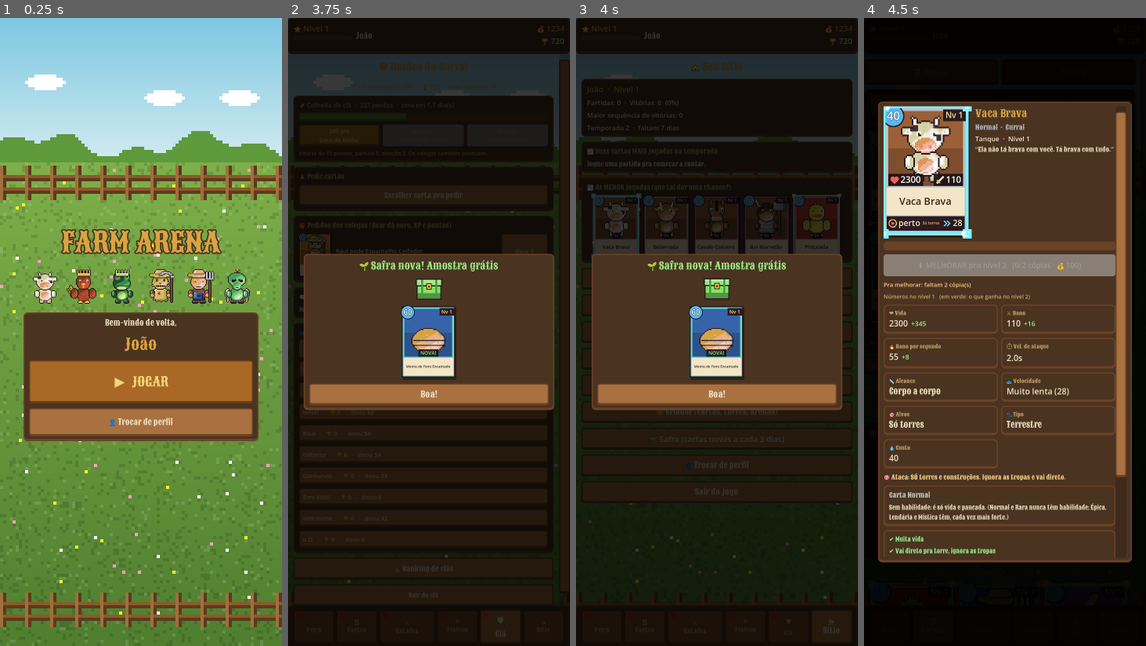
Above: before the commit, frames 1-4 (left to right).
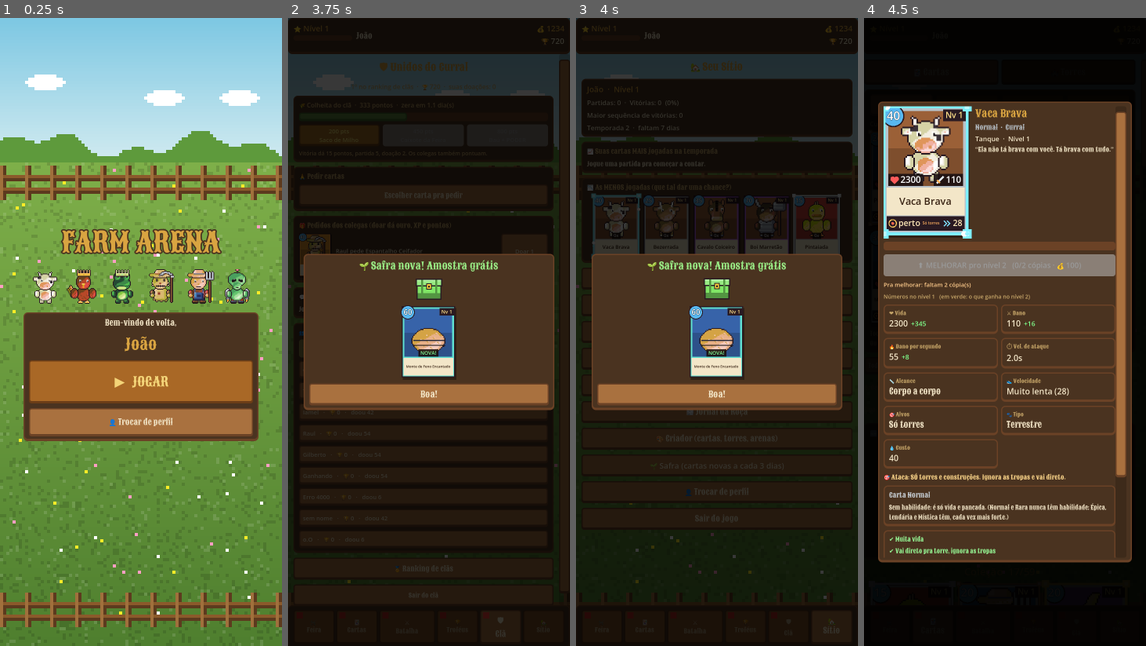
Above: after the commit, the same moments.

Repository: Generadevde/farmarena
Game: Godot game, scene res://ci/shot.tscn
Two runs of this game, one before a commit and one after it. Both use one fixed random seed, a clock stepped at 60 frames per second and the inputs below. This scene is started directly instead of the project's main scene. The engine's default icon, where the game draws it, is replaced by a stand-in: a white triangle on a blue panel in a dark square.
Inputs:
- Up to frame 1 (0.25 s): no input
- Up to frame 2 (3.75 s): click "📊 Ranking" at 0.5 s; click "🎁 Presente do dia -- PEGAR!" at 1.25 s; click "🃏 Cartas" at 2 s; click "📊 Ranking" at 2.75 s; click "Oi · 🏆 0 · doou 54" at 3.5 s
- Up to frame 3 (4 s): no input
- Up to frame 4 (4.5 s): click "📊 Ranking de jogadores" at 4.25 s

Frames 1-2 are identical in both runs. In frame 3, 0.3% of the frame differs, in the area x 4-74%, y 62-81%; in frame 4, nothing differs.

Commit message:
Assembleia das cartas: buff e nerf por votação a cada 3 dias
- Os bots abrem uma pauta pelos números da temporada e o jogador pode abrir uma.
- Bots votam pela taxa de vitória da carta, pelo uso e por usarem ou não a carta;
  o voto do jogador vale por 5.
- Pauta aprovada muda a carta 2% a 4% conforme o papel (limite de 12% por carta).

Co-Authored-By: Claude Fable 5.2 <noreply@anthropic.com>
Claude-Session: https://claude.ai/code/session_01F2c9wwKpd4XWAaAeM55Dzi

Diff:
--- /dev/null
+++ b/Scripts/assembleia.gd
@@ -0,0 +1,302 @@
+extends RefCounted
+class_name Assembleia
+## ASSEMBLEIA DAS CARTAS -- pedido de mexer numa carta (BUFF ou NERF).
+##   · A cada 3 dias abre uma pauta dos bots (escolhida pelos NÚMEROS: a carta
+##     que mais vence vai pra nerf, a que mais perde vai pra buff) e você pode
+##     abrir UMA pauta sua.
+##   · Todo mundo vota. O bot não vota no acaso: pesa a taxa de vitória da
+##     carta, o quanto ela é usada, se ELE usa a carta e como ele anda de
+##     vitórias. O seu voto vale por 5.
+##   · No fim dos 3 dias, pauta com mais "sim" do que "não" passa e a carta
+##     muda um pouquinho (2% a 4%, conforme o tipo da carta). No máximo 12%
+##     acumulado por carta.
+## Tudo fica em Progresso.d["assembleia"] (por perfil).
+
+const PLAYER_WEIGHT = 5
+const MAX_TOTAL = 0.12
+const HISTORY_MAX = 12
+## quanto muda por votação: [vida, dano], por papel da carta
+const STEP_BY_ROLE = {
+	CardData.CardRole.TANQUE: [0.04, 0.02], CardData.CardRole.ENXAME: [0.03, 0.03], CardData.CardRole.PUNICAO: [0.02, 0.04],
+	CardData.CardRole.CONTROLE: [0.03, 0.02], CardData.CardRole.SUPORTE: [0.03, 0.02],
+}
+const STEP_DEFAULT = [0.03, 0.03]
+const STEP_SPELL = 0.04
+
+static var _orig: Dictionary = {}    # caminho da carta -> números originais
+static var _deck_cache: Array = []   # [nome do bot, [caminhos]]
+static var _deck_cache_time := -100.0
+
+
+static func _d() -> Dictionary:
+	if !Progresso.d.has("assembleia") or !(Progresso.d["assembleia"] is Dictionary):
+		Progresso.d["assembleia"] = {}
+	var a: Dictionary = Progresso.d["assembleia"]
+	for k in [["periodo", -1], ["pautas", []], ["ajustes", {}], ["historico", []], ["propos", -1]]:
+		if !a.has(k[0]):
+			a[k[0]] = k[1]
+	return a
+
+
+static func step_for(card: CardData) -> Array:
+	if card.is_spell():
+		return [STEP_SPELL, STEP_SPELL]
+	if card.role == CardData.CardRole.FINALIZADOR or card.role == CardData.CardRole.CERCO:
+		return [0.02, 0.04]
+	if card.role == CardData.CardRole.CONSTRUCAO or card.role == CardData.CardRole.INVOCADOR:
+		return [0.04, 0.02]
+	return STEP_BY_ROLE.get(card.role, STEP_DEFAULT)
+
+
+## texto do que a pauta faria: "+4% vida, +2% dano"
+static func effect_text(card: CardData, kind: String) -> String:
+	var st = step_for(card)
+	var sign_text = "+" if kind == "buff" else "-"
+	if card.is_spell():
+		return "%s%d%% na força do feitiço" % [sign_text, int(round(st[0] * 100))]
+	return "%s%d%% vida, %s%d%% dano" % [sign_text, int(round(st[0] * 100)), sign_text, int(round(st[1] * 100))]
+
+
+## texto do ajuste acumulado de uma carta ("" se nunca mexeram)
+static func adjust_text(card: CardData) -> String:
+	var adj: Dictionary = _d()["ajustes"].get(card.resource_path, {})
+	if adj.is_empty():
+		return ""
+	var hp = int(round((float(adj.get("hp", 1.0)) - 1.0) * 100))
+	var dmg = int(round((float(adj.get("dmg", 1.0)) - 1.0) * 100))
+	if hp == 0 and dmg == 0:
+		return ""
+	if card.is_spell():
+		return "força %+d%%" % hp
+	return "vida %+d%%, dano %+d%%" % [hp, dmg]
+
+
+# ---------------------------------------------------------------- dados pra decidir voto
+static func _decks() -> Array:
+	var now = Time.get_ticks_msec() / 1000.0
+	if now - _deck_cache_time < 20.0 and !_deck_cache.is_empty():
+		return _deck_cache
+	_deck_cache = []
+	for n in BotSimulator.roster_names:
+		var raw: Dictionary = BotLearning._load_raw(str(n))
+		_deck_cache.append([str(n), raw.get("deck_paths", [])])
+	_deck_cache_time = now
+	return _deck_cache
+
+
+static func card_win_rate(path: String) -> float:
+	var e: Dictionary = SeasonStats.stats.get(path, {})
+	var total = int(e.get("wins", 0)) + int(e.get("losses", 0))
+	return float(e.get("wins", 0)) / total if total >= 3 else 0.5
+
+
+static func usage_share(path: String) -> float:
+	var decks = _decks()
+	if decks.is_empty():
+		return 0.0
+	var n = 0
+	for dk in decks:
+		if dk[1].has(path):
+			n += 1
+	return float(n) / decks.size()
+
+
+## quanto ESTE bot quer um nerf nessa carta (positivo = quer nerf, negativo = quer buff)
+static func _nerf_wish(bot: String, deck: Array, path: String, share: float, avg_share: float) -> float:
+	var s = (card_win_rate(path) - 0.5) * 4.0        # carta que vence demais incomoda
+	s += (share - avg_share) * 3.0                    # carta que todo mundo usa também
+	if deck.has(path):
+		s -= 0.8                                      # é a carta DELE: defende
+	else:
+		s += (0.5 - Leaderboard.get_win_rate(bot)) * 1.0 if Leaderboard.get_record(bot)["wins"] + Leaderboard.get_record(bot)["losses"] > 0 else 0.0
+	s += (float(abs(hash(bot + path)) % 21) - 10.0) / 100.0  # desempate fixo (não é sorteio: sempre o mesmo)
+	return s
+
+
+## [sim, não] de uma pauta, contando bots + o seu voto
+static func votes(pauta: Dictionary) -> Array:
+	var path = str(pauta["path"])
+	var want_nerf = str(pauta["tipo"]) == "nerf"
+	var decks = _decks()
+	var share = usage_share(path)
+	var avg_share = float(Progresso.DECK_SIZE) / maxf(1.0, float(CardDatabase.all_cards.size()))
+	var yes = 0
+	var no = 0
+	for dk in decks:
+		var wish = _nerf_wish(dk[0], dk[1], path, share, avg_share)
+		if (wish > 0.0) == want_nerf:
+			yes += 1
+		else:
+			no += 1
+	var mine = int(pauta.get("voto", 0))
+	if mine > 0:
+		yes += PLAYER_WEIGHT
+	elif mine < 0:
+		no += PLAYER_WEIGHT
+	return [yes, no]
+
+
+# ---------------------------------------------------------------- pautas
+static func pautas() -> Array:
+	return _d()["pautas"]
+
+
+static func history() -> Array:
+	return _d()["historico"]
+
+
+static func can_propose() -> bool:
+	return int(_d()["propos"]) != SafraTempo.current_period()
+
+
+static func seconds_left() -> float:
+	var period_len = SafraTempo.PERIOD_DAYS * 86400.0
+	return period_len - fmod(Time.get_unix_time_from_system(), period_len)
+
+
+static func propose(card: CardData, kind: String) -> String:
+	if card == null:
+		return "Escolha uma carta."
+	if !can_propose():
+		return "Você já abriu uma pauta nestes 3 dias."
+	for p in pautas():
+		if str(p["path"]) == card.resource_path:
+			return "Essa carta já está em votação."
+	if _at_limit(card, kind):
+		return "Essa carta já chegou no limite de %d%%." % int(MAX_TOTAL * 100)
+	pautas().append({"path": card.resource_path, "tipo": kind, "autor": PlayerProfile.player_name, "voto": 1})
+	_d()["propos"] = SafraTempo.current_period()
+	Progresso.save()
+	Progresso.changed.emit()
+	return ""
+
+
+static func vote(index: int, value: int):
+	var list = pautas()
+	if index < 0 or index >= list.size():
+		return
+	list[index]["voto"] = clampi(value, -1, 1)
+	Progresso.save()
+	Progresso.changed.emit()
+
+
+static func _at_limit(card: CardData, kind: String) -> bool:
+	var adj: Dictionary = _d()["ajustes"].get(card.resource_path, {})
+	var hp = float(adj.get("hp", 1.0))
+	return (kind == "buff" and hp >= 1.0 + MAX_TOTAL - 0.001) or (kind == "nerf" and hp <= 1.0 - MAX_TOTAL + 0.001)
+
+
+## pauta dos bots: sai dos números da temporada
+static func _bot_pauta(period: int) -> Dictionary:
+	var want_nerf = period % 2 == 0
+	var best: CardData = null
+	var best_value = -999.0
+	var share_avg = float(Progresso.DECK_SIZE) / maxf(1.0, float(CardDatabase.all_cards.size()))
+	for c in CardDatabase.all_cards:
+		if c == null or CustomContent.is_spawn_only(c):
+			continue
+		var kind = "nerf" if want_nerf else "buff"
+		if _at_limit(c, kind):
+			continue
+		var value = (card_win_rate(c.resource_path) - 0.5) * 4.0 + (usage_share(c.resource_path) - share_avg) * 3.0
+		if !want_nerf:
+			value = -value
+		value += float(abs(hash("%d%s" % [period, c.resource_path])) % 100) / 1000.0
+		if value > best_value:
+			best_value = value
+			best = c
+	if best == null:
+		return {}
+	# autor: num nerf, alguém que NÃO usa a carta; num buff, alguém que usa
+	var author = ""
+	for dk in _decks():
+		if dk[1].has(best.resource_path) != want_nerf:
+			author = dk[0]
+			if abs(hash(dk[0] + str(period))) % 3 == 0:
+				break
+	if author == "" and !BotSimulator.roster_names.is_empty():
+		author = str(BotSimulator.roster_names[period % BotSimulator.roster_names.size()])
+	return {"path": best.resource_path, "tipo": "nerf" if want_nerf else "buff", "autor": author, "voto": 0}
+
+
+static func _close(pauta: Dictionary, period: int):
+	var card = Catalogo.find_card(str(pauta["path"]))
+	if card == null:
+		return
+	var v = votes(pauta)
+	var passed = v[0] > v[1]
+	if passed:
+		var st = step_for(card)
+		var dir = 1.0 if str(pauta["tipo"]) == "buff" else -1.0
+		var adj: Dictionary = _d()["ajustes"].get(card.resource_path, {"hp": 1.0, "dmg": 1.0})
+		adj["hp"] = clampf(float(adj.get("hp", 1.0)) + dir * st[0], 1.0 - MAX_TOTAL, 1.0 + MAX_TOTAL)
+		adj["dmg"] = clampf(float(adj.get("dmg", 1.0)) + dir * st[1], 1.0 - MAX_TOTAL, 1.0 + MAX_TOTAL)
+		_d()["ajustes"][card.resource_path] = adj
+	var hist: Array = _d()["historico"]
+	hist.push_front({"periodo": period, "carta": card.card_name, "tipo": str(pauta["tipo"]), "autor": str(pauta["autor"]), "sim": v[0], "nao": v[1], "passou": passed, "efeito": effect_text(card, str(pauta["tipo"]))})
+	while hist.size() > HISTORY_MAX:
+		hist.pop_back()
+	Progresso._push({"tipo": "assembleia", "carta": card.resource_path, "texto": "%s em %s: %s (%d a %d)" % ["BUFF" if str(pauta["tipo"]) == "buff" else "NERF", card.card_name, "APROVADO" if passed else "recusado", v[0], v[1]]})
+
+
+## chama ao abrir o menu e ao carregar o perfil: fecha as pautas vencidas,
+## abre a dos bots do período e aplica os ajustes nas cartas
+static func sync():
+	var a = _d()
+	var now = SafraTempo.current_period()
+	if int(a["periodo"]) != now:
+		if int(a["periodo"]) >= 0:
+			for p in a["pautas"]:
+				_close(p, int(a["periodo"]))
+		a["periodo"] = now
+		a["pautas"] = []
+		var bp = _bot_pauta(now)
+		if !bp.is_empty():
+			a["pautas"].append(bp)
+		Progresso.save()
+	apply_all()
+
+
+# ---------------------------------------------------------------- aplicar nos números das cartas
+static func _stats_of(card: CardData) -> UnitData:
+	var st = Catalogo.unit_stats(card)
+	return st if st != null else DeckBuilder.get_unit_stats(card)
+
+
+static func apply_all():
+	var adjusts: Dictionary = _d()["ajustes"]
+	# primeiro devolve tudo que já foi mexido ao original (troca de perfil)
+	for path in _orig:
+		var c0 = Catalogo.find_card(str(path))
+		if c0 != null:
+			_set_numbers(c0, _orig[path], 1.0, 1.0)
+	for path in adjusts:
+		var c = Catalogo.find_card(str(path))
+		if c == null:
+			continue
+		if !_orig.has(path):
+			_orig[path] = _read_numbers(c)
+		_set_numbers(c, _orig[path], float(adjusts[path].get("hp", 1.0)), float(adjusts[path].get("dmg", 1.0)))
+
+
+static func _read_numbers(c: CardData) -> Dictionary:
+	if c.is_spell():
+		var sp = c.spell_data
+		return {"damage": sp.damage, "heal": sp.heal_amount, "shield": sp.shield_amount}
+	var st = _stats_of(c)
+	return {"hp": st.hp, "damage": st.damage} if st != null else {}
+
+
+static func _set_numbers(c: CardData, base: Dictionary, hp_mult: float, dmg_mult: float):
+	if base.is_empty():
+		return
+	if c.is_spell():
+		var sp = c.spell_data
+		sp.damage = int(round(float(base["damage"]) * hp_mult))
+		sp.heal_amount = int(round(float(base["heal"]) * hp_mult))
+		sp.shield_amount = int(round(float(base["shield"]) * hp_mult))
+		return
+	var st = _stats_of(c)
+	if st != null:
+		st.hp = int(round(float(base["hp"]) * hp_mult))
+		st.damage = int(round(float(base["damage"]) * dmg_mult))
--- a/Scripts/hub.gd
+++ b/Scripts/hub.gd
@@ -44,6 +44,7 @@
 	_build_shell()
 	_rebuild_all()
 	Safra.sync_profile()
+	Assembleia.sync()
 	Progresso.changed.connect(_queue_refresh)
 	PlayerProfile.profile_changed.connect(_refresh_top)
 	Progresso.rewards_pending.connect(_defer_pending)
@@ -1319,6 +1320,9 @@
 	var lv = level_view if level_view > 0 else Progresso.level(card)
 	if Safra.is_novelty(card):
 		side.add_child(_label("🆕 NOVIDADE desta safra", 16, Color(0.5, 1, 0.6)))
+	var adj_text = Assembleia.adjust_text(card)
+	if adj_text != "":
+		side.add_child(_wrap("⚖ Ajustada pela Assembleia: " + adj_text, 15, Color(0.8, 0.95, 1.0)))
 	side.add_child(_label("%s  ·  %s" % [Catalogo.RARITY_NAMES[rarity], card.get_nation_name() if card.get_nation_name() != "" else "Coringa"], 17, Catalogo.RARITY_COLORS[rarity]))
 	side.add_child(_label("%s  ·  %s" % [CardData.role_name(card.role), ("Nível %d de %s" % [lv, whose] if level_view > 0 else "Nível %d" % lv) if (owned or level_view > 0) else "não liberada"], 17))
 	if card.description != "":
@@ -1735,6 +1739,7 @@
 	box.add_child(_button("📈 Estatísticas das cartas", _show_card_stats))
 	box.add_child(_button("🎬 Replays salvos", _show_replays))
 	box.add_child(_button("📜 Registro das temporadas (você e os bots)", _show_registro))
+	box.add_child(_button("⚖ Assembleia das cartas (votar buff e nerf)", _show_assembleia))
 	box.add_child(_button("📰 Jornal da Roça", _goto.bind(JOURNAL_SCENE)))
 	box.add_child(_button("🎨 Criador (cartas, torres, arenas)", _goto.bind(CREATOR_SCENE)))
 	var safra_b = _button("🌱 Safra (cartas novas a cada 3 dias)" + ("  --  PRÊMIO!" if Safra.mission_ready() else ""), _show_safra)
@@ -2239,6 +2244,148 @@
 	_queue_refresh()
 
 
+# ================================================================ ASSEMBLEIA DAS CARTAS (buff e nerf por votação)
+func _show_assembly_result(r: Dictionary):
+	var v = _popup(620)
+	v.add_child(_title("⚖ Resultado da Assembleia"))
+	var c = Catalogo.find_card(str(r.get("carta", "")))
+	if c != null:
+		var cv = CardView.make(c, 200, true)
+		cv.size_flags_horizontal = Control.SIZE_SHRINK_CENTER
+		cv.tapped.connect(_show_card_popup)
+		v.add_child(cv)
+	var l = _wrap(str(r.get("texto", "")), 20, Color(1, 0.95, 0.7))
+	l.horizontal_alignment = HORIZONTAL_ALIGNMENT_CENTER
+	v.add_child(l)
+	v.add_child(_button("Entendi", _close_loot.bind(v), 20))
+
+
+func _show_assembleia():
+	Assembleia.sync()
+	var v = _popup(660, true)
+	v.add_child(_title("⚖ Assembleia das cartas"))
+	v.add_child(_wrap("A cada 3 dias os bots abrem uma pauta (pelos números da temporada) e você pode abrir UMA sua. Todo mundo vota: os bots pesam o quanto a carta vence, o quanto é usada e se ELES usam. Seu voto vale por %d. Pauta aprovada muda a carta só um pouco (2%% a 4%%, conforme o tipo)." % Assembleia.PLAYER_WEIGHT, 15, ThemeBuilder.COLOR_STAT_LABEL))
+	var left = _label("", 16, Color(1, 0.9, 0.6))
+	_live(left, func(): return "⏳ A votação fecha em " + _clock(Assembleia.seconds_left()))
+	v.add_child(left)
+	var list = Assembleia.pautas()
+	if list.is_empty():
+		v.add_child(_label("Nenhuma pauta aberta agora.", 16))
+	for i in list.size():
+		var pa: Dictionary = list[i]
+		var c = Catalogo.find_card(str(pa["path"]))
+		if c == null:
+			continue
+		var is_buff = str(pa["tipo"]) == "buff"
+		var p = _panel(v)
+		var row = HBoxContainer.new()
+		row.add_theme_constant_override("separation", 12)
+		p.add_child(row)
+		var cv = CardView.make(c, 150, true)
+		cv.show_level = false
+		cv.mastery_override = 0
+		cv.tapped.connect(_show_card_popup)
+		row.add_child(cv)
+		var side = VBoxContainer.new()
+		side.size_flags_horizontal = Control.SIZE_EXPAND_FILL
+		row.add_child(side)
+		side.add_child(_wrap("%s em %s" % ["⬆ BUFF" if is_buff else "⬇ NERF", c.card_name], 21, Color(0.5, 1, 0.6) if is_buff else Color(1, 0.6, 0.5)))
+		side.add_child(_wrap("Se passar: %s" % Assembleia.effect_text(c, str(pa["tipo"])), 15))
+		side.add_child(_wrap("Pedido de %s" % str(pa["autor"]), 14, ThemeBuilder.COLOR_STAT_LABEL))
+		side.add_child(_wrap("Vence %d%% das partidas  ·  está em %d%% dos baralhos" % [int(round(Assembleia.card_win_rate(c.resource_path) * 100)), int(round(Assembleia.usage_share(c.resource_path) * 100))], 14, ThemeBuilder.COLOR_STAT_LABEL))
+		var vt = Assembleia.votes(pa)
+		var bar = ProgressBar.new()
+		bar.max_value = maxi(1, vt[0] + vt[1])
+		bar.value = vt[0]
+		bar.show_percentage = false
+		bar.custom_minimum_size.y = 22
+		p.add_child(bar)
+		p.add_child(_label("👍 %d a favor   ·   👎 %d contra   ·   %s" % [vt[0], vt[1], "passando" if vt[0] > vt[1] else "sendo recusada"], 16, Color(0.6, 1, 0.6) if vt[0] > vt[1] else Color(1, 0.7, 0.6)))
+		var mine = int(pa.get("voto", 0))
+		var vr = HBoxContainer.new()
+		vr.add_theme_constant_override("separation", 8)
+		p.add_child(vr)
+		var yb = _button("👍 A favor" + ("  ✔" if mine > 0 else ""), _vote_assembly.bind(v, i, 1), 18)
+		yb.size_flags_horizontal = Control.SIZE_EXPAND_FILL
+		yb.modulate = Color(0.7, 1, 0.7) if mine > 0 else Color(1, 1, 1)
+		vr.add_child(yb)
+		var nb = _button("👎 Contra" + ("  ✔" if mine < 0 else ""), _vote_assembly.bind(v, i, -1), 18)
+		nb.size_flags_horizontal = Control.SIZE_EXPAND_FILL
+		nb.modulate = Color(1, 0.7, 0.65) if mine < 0 else Color(1, 1, 1)
+		vr.add_child(nb)
+	var pb = _button("📣 Abrir minha pauta (1 a cada 3 dias)" if Assembleia.can_propose() else "Você já abriu sua pauta nestes 3 dias", _pick_assembly_card.bind(v), 19)
+	pb.disabled = !Assembleia.can_propose()
+	if !pb.disabled:
+		pb.modulate = Color(1.0, 0.92, 0.6)
+	v.add_child(pb)
+	# cartas já mexidas
+	var adjusted: Array = []
+	for c in CardDatabase.all_cards:
+		if c != null and Assembleia.adjust_text(c) != "":
+			adjusted.append("%s: %s" % [c.card_name, Assembleia.adjust_text(c)])
+	if !adjusted.is_empty():
+		var ap = _panel(v)
+		ap.add_child(_label("Cartas já ajustadas", 17, ThemeBuilder.COLOR_GOLD))
+		for t in adjusted:
+			ap.add_child(_wrap("• " + t, 15))
+	var hist = Assembleia.history()
+	if !hist.is_empty():
+		var hp = _panel(v)
+		hp.add_child(_label("Últimas votações", 17, ThemeBuilder.COLOR_GOLD))
+		for h in hist:
+			hp.add_child(_wrap("%s %s em %s (%s): %d a %d  ·  pedido de %s" % ["✔" if h["passou"] else "✖", "BUFF" if str(h["tipo"]) == "buff" else "NERF", str(h["carta"]), "passou" if h["passou"] else "recusada", int(h["sim"]), int(h["nao"]), str(h["autor"])], 14, Color(0.7, 1, 0.7) if h["passou"] else Color(0.85, 0.8, 0.75)))
+	v.add_child(_button("Fechar", _close.bind(v)))
+
+
+func _vote_assembly(popup_box: Node, index: int, value: int):
+	Assembleia.vote(index, value)
+	_close(popup_box)
+	_show_assembleia.call_deferred()
+
+
+func _pick_assembly_card(popup_box: Node):
+	_close(popup_box)
+	var v = _popup(660, true)
+	v.add_child(_title("Qual carta entra em pauta?"))
+	v.add_child(_label("Toque numa carta.", 15, ThemeBuilder.COLOR_STAT_LABEL))
+	var cards: Array = []
+	for c in CardDatabase.all_cards:
+		if c != null and !CustomContent.is_spawn_only(c):
+			cards.append(c)
+	cards.sort_custom(func(a, b): return a.cost < b.cost if a.cost != b.cost else a.card_name < b.card_name)
+	var g = _grid(v, 4)
+	for c in cards:
+		var cv = CardView.make(c, 146)
+		cv.show_level = false
+		cv.mastery_override = 0
+		cv.locked = false
+		cv.tapped.connect(_pick_assembly_kind.bind(v))
+		g.add_child(cv)
+	v.add_child(_button("Cancelar", _close.bind(v)))
+
+
+func _pick_assembly_kind(card: CardData, popup_box: Node):
+	_close(popup_box)
+	var v = _popup(600)
+	v.add_child(_title(card.card_name))
+	v.add_child(_wrap("O que você quer pedir pra essa carta?", 17))
+	var bb = _button("⬆ BUFF  (%s)" % Assembleia.effect_text(card, "buff"), _confirm_assembly.bind(card, "buff", v), 20)
+	bb.modulate = Color(0.7, 1, 0.7)
+	v.add_child(bb)
+	var nb = _button("⬇ NERF  (%s)" % Assembleia.effect_text(card, "nerf"), _confirm_assembly.bind(card, "nerf", v), 20)
+	nb.modulate = Color(1, 0.7, 0.65)
+	v.add_child(nb)
+	v.add_child(_button("Cancelar", _close.bind(v)))
+
+
+func _confirm_assembly(card: CardData, kind: String, popup_box: Node):
+	var problem = Assembleia.propose(card, kind)
+	_close(popup_box)
+	if problem != "":
+		_toast(problem)
+	_show_assembleia.call_deferred()
+
+
 func _load_replays() -> Array:
 	if !FileAccess.file_exists("user://replays.json"):
 		return []
@@ -2473,6 +2620,9 @@
 					return
 				"poder":
 					_show_loot("⚡ PODER RARO!", [{"tipo": "poder", "id": str(r["id"])}], Color.html(Progresso.POWERS[str(r["id"])]["cor"]))
+					return
+				"assembleia":
+					_show_assembly_result(r)
 					return
 				"maestria":
 					var c = Catalogo.find_card(str(r["path"]))
--- a/Scripts/progresso.gd
+++ b/Scripts/progresso.gd
@@ -72,7 +72,7 @@
 		"owned": {}, "copies": {}, "uses": {}, "xp": 0,
 		"chests": [], "shop": {}, "road": [], "decks": [], "active_deck": 0,
 		"streak": 0, "best_streak": 0, "mascate": {}, "pending": [],
-		"season": 0, "season_uses": {}, "new": {}, "safra": {}, "torneio": {}, "cla": {}, "poderes": {}, "ativos": {},
+		"season": 0, "season_uses": {}, "new": {}, "safra": {}, "torneio": {}, "cla": {}, "poderes": {}, "ativos": {}, "assembleia": {},
 	}
 
 
@@ -85,6 +85,8 @@
 			for k in parsed:
 				d[k] = parsed[k]
 	_ensure_defaults()
+	if _loaded_id >= 0:
+		Assembleia.sync()
 	changed.emit()
 
 
--- a/ci/shot.gd
+++ b/ci/shot.gd
@@ -94,6 +94,22 @@
 	await _shot("temporada")
 	for n in get_tree().get_nodes_in_group("hub_popup"):
 		n.queue_free()
+	print("SHOT assembleia: pautas=", Assembleia.pautas(), " | propor nerf vaca -> '", Assembleia.propose(Catalogo.card("vaca_brava"), "nerf"), "' votos=", Assembleia.votes(Assembleia.pautas()[-1]) if !Assembleia.pautas().is_empty() else [])
+	var vb: CardData = Catalogo.card("vaca_brava")
+	var hp_before = DeckBuilder.get_unit_stats(vb).hp
+	Progresso.d["assembleia"]["ajustes"][vb.resource_path] = {"hp": 1.04, "dmg": 1.02}
+	Assembleia.apply_all()
+	var inst = vb.unit_scene.instantiate()
+	var hp_mid = inst.stats.hp
+	inst.free()
+	Progresso.d["assembleia"]["ajustes"].erase(vb.resource_path)
+	Assembleia.apply_all()
+	print("SHOT assembleia ajuste: vaca vida ", hp_before, " -> ", hp_mid, " (esperado ", int(round(hp_before * 1.04)), ") -> volta ", DeckBuilder.get_unit_stats(vb).hp)
+	hub._show_assembleia()
+	await get_tree().create_timer(0.5).timeout
+	await _shot("assembleia")
+	for n in get_tree().get_nodes_in_group("hub_popup"):
+		n.queue_free()
 	hub._show_card_stats()
 	await get_tree().create_timer(0.5).timeout
 	await _shot("meta")
